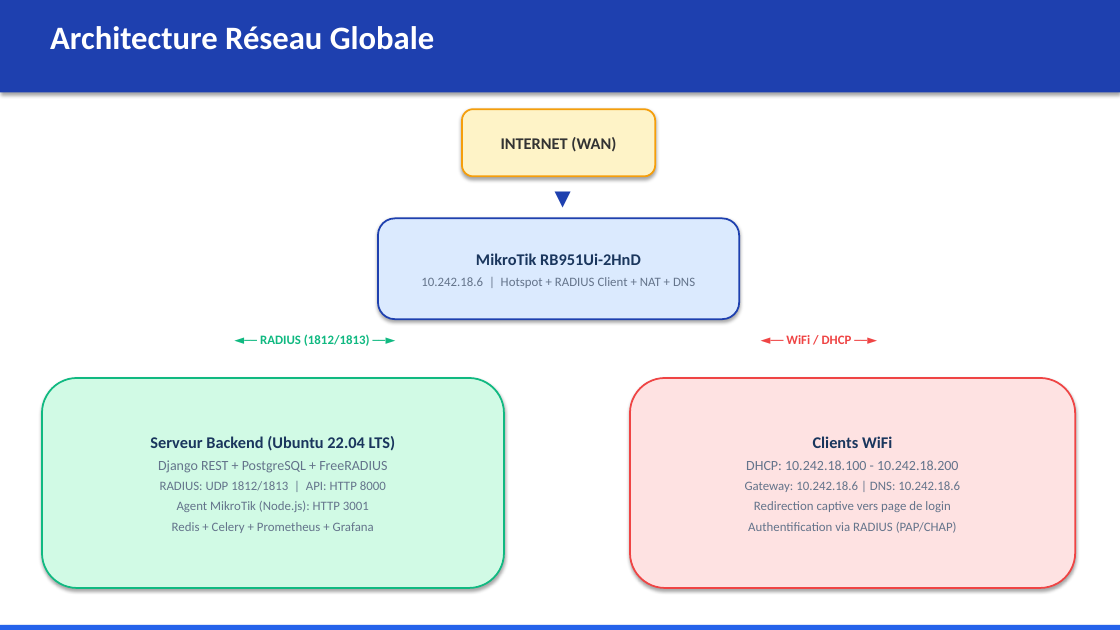
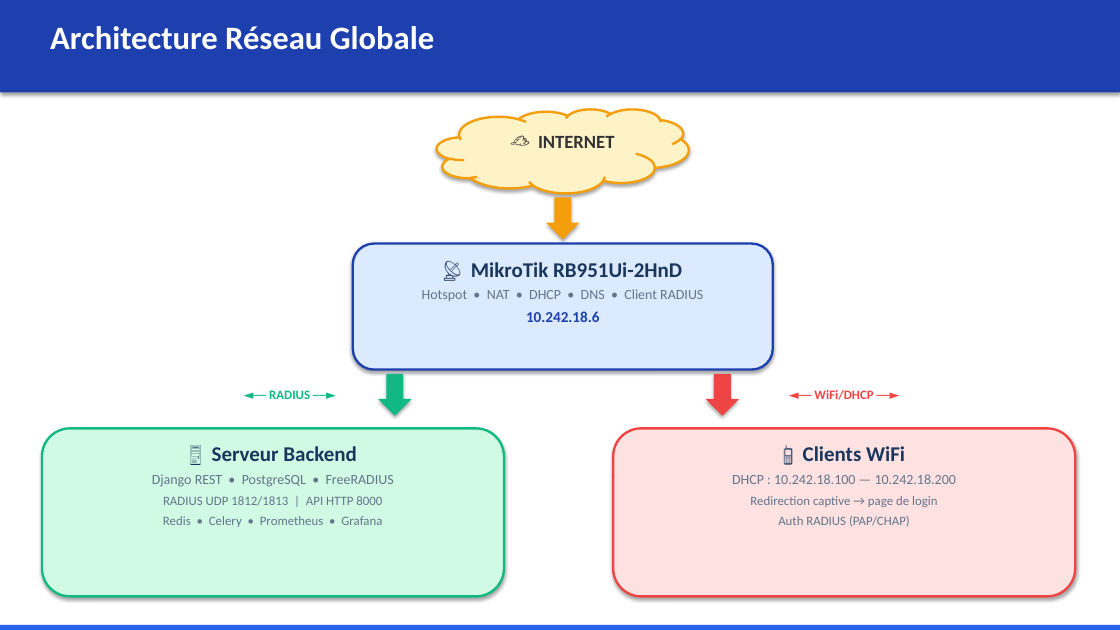
Before and after one commit to Valerdy/captive-portal, a slide deck: slide 3 of Presentation_Portail_Captif_UCAC_ICAM.pptx (slide 5 before the commit). Drawn at 1120x630 pixels with LibreOffice and Linux fonts; fonts in the diff are those of the drawing. Boxes give left, top, right and bottom in pixels: in the first picture for what was removed or moved away, otherwise in the second. Text is boxed around its words. In the diff, an @@ line names an element or a change of style, - is before the commit and + after.

```diff
--- a/Presentation_Portail_Captif_UCAC_ICAM.pptx
+++ b/Presentation_Portail_Captif_UCAC_ICAM.pptx
@@ cloud added at (437,109,689,193), fill #FEF3C7, outline #F59E0B 2 pt @@
@@ text "☁ INTERNET": place and size @@
-text "☁ INTERNET" at (462,109,655,176)
+text "☁ INTERNET" at (538,136,615,148)
@@ text "☁ INTERNET" at (538,136,615,148): vertical alignment middle to top; fill #FEF3C7 to none; outline #F59E0B 1.5 pt to none; shadow off @@
@@ text at (538,136,615,148): text changed; size 14 to 16 pt @@
-INTERNET (WAN)
+☁ INTERNET
@@ text removed at (521,181,605,214) @@
-▼
@@ down arrow added at (546,197,580,239), fill #F59E0B @@
@@ text "📡 MikroTik RB951Ui-2HnD": place and size @@
-text "📡 MikroTik RB951Ui-2HnD" at (378,218,739,319)
+text "📡 MikroTik RB951Ui-2HnD" at (422,262,703,322)
@@ text "📡 MikroTik RB951Ui-2HnD" at (422,262,703,322): vertical alignment middle to top; fill #DBEAFE to none; outline #1E40AF 1.5 pt to none; shadow off @@
@@ rounded rectangle added at (353,244,773,370), fill #DBEAFE, outline #1E40AF 2 pt @@
@@ text at (422,262,703,322): text changed; size 11 to 12 pt @@
-MikroTik RB951Ui-2HnD
-10.242.18.6 | Hotspot + RADIUS Client + NAT + DNS
+📡 MikroTik RB951Ui-2HnD
+Hotspot • NAT • DHCP • DNS • Client RADIUS
+10.242.18.6
@@ down arrow added at (378,374,412,416), fill #10B981 @@
@@ down arrow added at (706,374,739,416), fill #EF4444 @@
@@ text at (269,390,310,399): text changed @@
-◄── RADIUS (1812/1813) ──►
+◄── RADIUS ──►
@@ text at (814,390,873,400): spaces changed @@
-◄── WiFi / DHCP ──►
+◄── WiFi/DHCP ──►
@@ text "🖥️ Serveur Backend": place and size @@
-text "🖥️ Serveur Backend" at (42,378,504,588)
+text "🖥️ Serveur Backend" at (152,446,394,527)
@@ text "🖥️ Serveur Backend" at (152,446,394,527): vertical alignment middle to top; fill #D1FAE5 to none; outline #10B981 1.5 pt to none; shadow off @@
@@ rounded rectangle added at (42,429,504,597), fill #D1FAE5, outline #10B981 2 pt @@
@@ text at (152,446,394,527): text changed @@
-Serveur Backend (Ubuntu 22.04 LTS)
-Django REST + PostgreSQL + FreeRADIUS
-RADIUS: UDP 1812/1813 | API: HTTP 8000
-Agent MikroTik (Node.js): HTTP 3001
-Redis + Celery + Prometheus + Grafana
+🖥️ Serveur Backend
+Django REST • PostgreSQL • FreeRADIUS
+RADIUS UDP 1812/1813 | API HTTP 8000
+Redis • Celery • Prometheus • Grafana
@@ text "📱 Clients WiFi": place and size @@
-text "📱 Clients WiFi" at (630,378,1075,588)
+text "📱 Clients WiFi" at (732,446,956,527)
@@ text "📱 Clients WiFi" at (732,446,956,527): vertical alignment middle to top; fill #FEE2E2 to none; outline #EF4444 1.5 pt to none; shadow off @@
@@ rounded rectangle added at (613,429,1075,597), fill #FEE2E2, outline #EF4444 2 pt @@
@@ text at (732,446,956,527): text changed @@
-Clients WiFi
-DHCP: 10.242.18.100 - 10.242.18.200
-Gateway: 10.242.18.6 | DNS: 10.242.18.6
-Redirection captive vers page de login
-Authentification via RADIUS (PAP/CHAP)
+📱 Clients WiFi
+DHCP : 10.242.18.100 — 10.242.18.200
+Redirection captive → page de login
+Auth RADIUS (PAP/CHAP)
```
Also in this commit, not shown: 9 other slides changed, 9 slides added, 23 slides removed, 1 other file.
